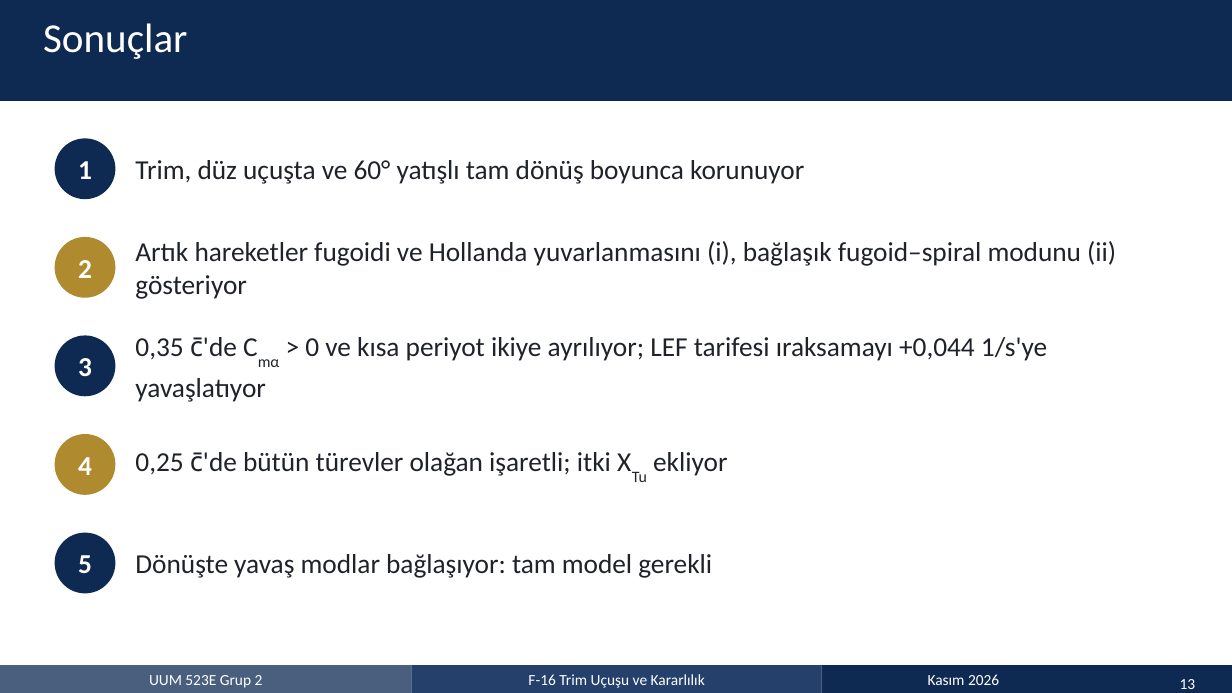
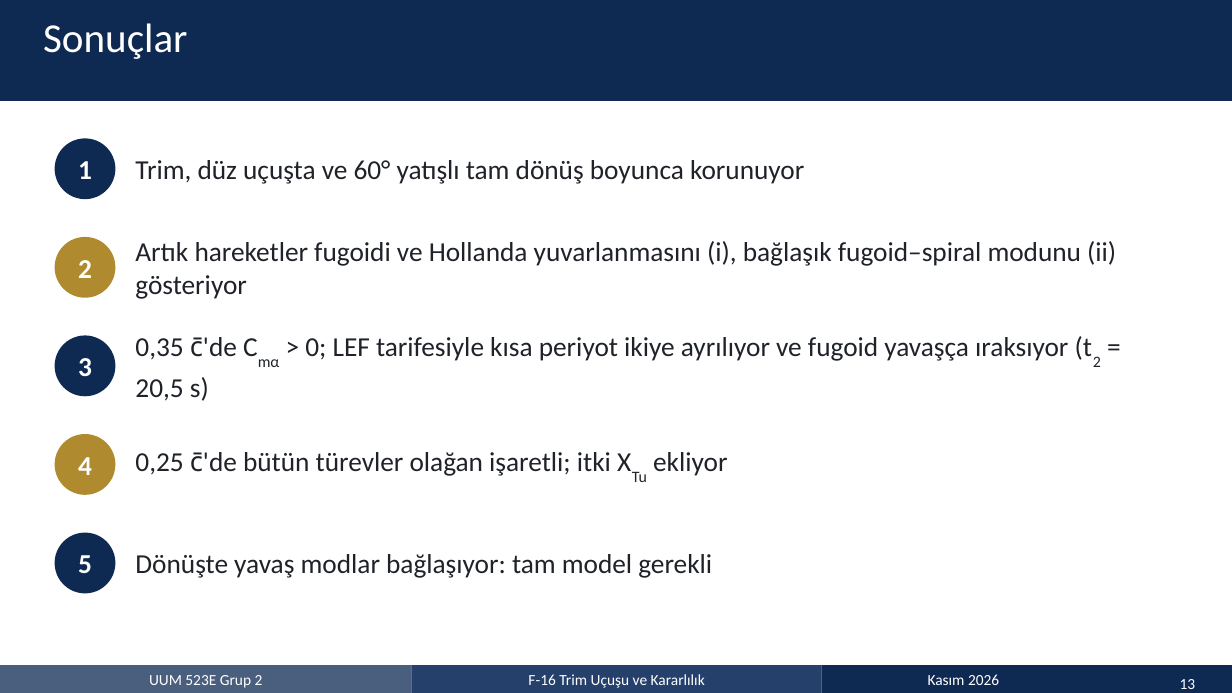
Before and after one commit to emircansurucu/UUM523E-F16-Flight-Dynamics, a slide deck: slide 13 of presentation/MT_Group2_Presentation_TR.pptx. Drawn at 1232x693 pixels with LibreOffice and Linux fonts; fonts in the diff are those of the drawing. Boxes give left, top, right and bottom in pixels: in the first picture for what was removed or moved away, otherwise in the second. Text is boxed around its words. In the diff, an @@ line names an element or a change of style, - is before the commit and + after.

Commit message:
HW2 geri bildirimi: nz = 1/cos μ, tarifeli LEF, çözüm kılavuzu uyumu
Hocanın HW2 geri bildirimi ve çözüm kılavuzuna göre trim, doğrusallaştırma,
Midterm sonuçları, raporlar ve sunum güncellendi.

Model ve kod
- trim_F16: Durum 5'te yük faktörü Ders 4'teki gibi f_NLF = nz - 1/cos μ
  (önceden gövde ekseni normal ivmesi). Yeni trim: φ = 75.74°, μ = 75.522°.
- linearize_F16: δlef her adımda tarifeden hesaplanıyor ('tarife');
  Midterm Problem 2 için 'sabit' seçeneği. Adım Ders 5'teki gibi 1e-3.
- init_F16: kütle m = 9295.4 kg (çözüm kılavuzu; önceden W/g0 = 9298.64 kg).
- Yeni: lefTarife.m (LEF tarifesi), sim_F16.m (trimden benzetim).
- run_HW2 ve run_MT sadeleştirildi, ek doğrulamalar çıkarıldı.

Sonuçlar
- HW2_Group2.mat, MT_Group2.mat ve bütün grafikler yeniden üretildi.
- Trim değerleri çözüm kılavuzuyla son basamağa kadar örtüşüyor; A/B'de
  yalnızca β türevlerinde 1e-4 mertebesinde fark var (tablolardaki β = 0 kırılması).
- iii: LEF tarifesiyle kısa periyot iki reel köke ayrılıyor, fugoid
  kararsız (t2 = 20.5 s); LEF sabitken +0.787 1/s kökü var.

Rapor, sunum, README
- Üç koşulun A matrisi karşılaştırması fiziksel nedenleriyle eklendi
  (tablo alin.tex).
- Ödev 2 düzeltmeleri listesi ve çözüm kılavuzuyla karşılaştırma eklendi.
- Bütün tablolar, metindeki sayılar ve sunum (EN/TR, pptx/pdf) güncellendi.

```diff
--- a/presentation/MT_Group2_Presentation_TR.pptx
+++ b/presentation/MT_Group2_Presentation_TR.pptx
@@ text at box(135, 337, 1068, 401): text changed @@
-0,35 c̄'de Cmα > 0 ve kısa periyot ikiye ayrılıyor; LEF tarifesi ıraksamayı +0,044 1/s'ye yavaşlatıyor
+0,35 c̄'de Cmα > 0; LEF tarifesiyle kısa periyot ikiye ayrılıyor ve fugoid yavaşça ıraksıyor (t2 = 20,5 s)
```
Also in this commit, not shown: 9 other slides changed, 56 other files.
